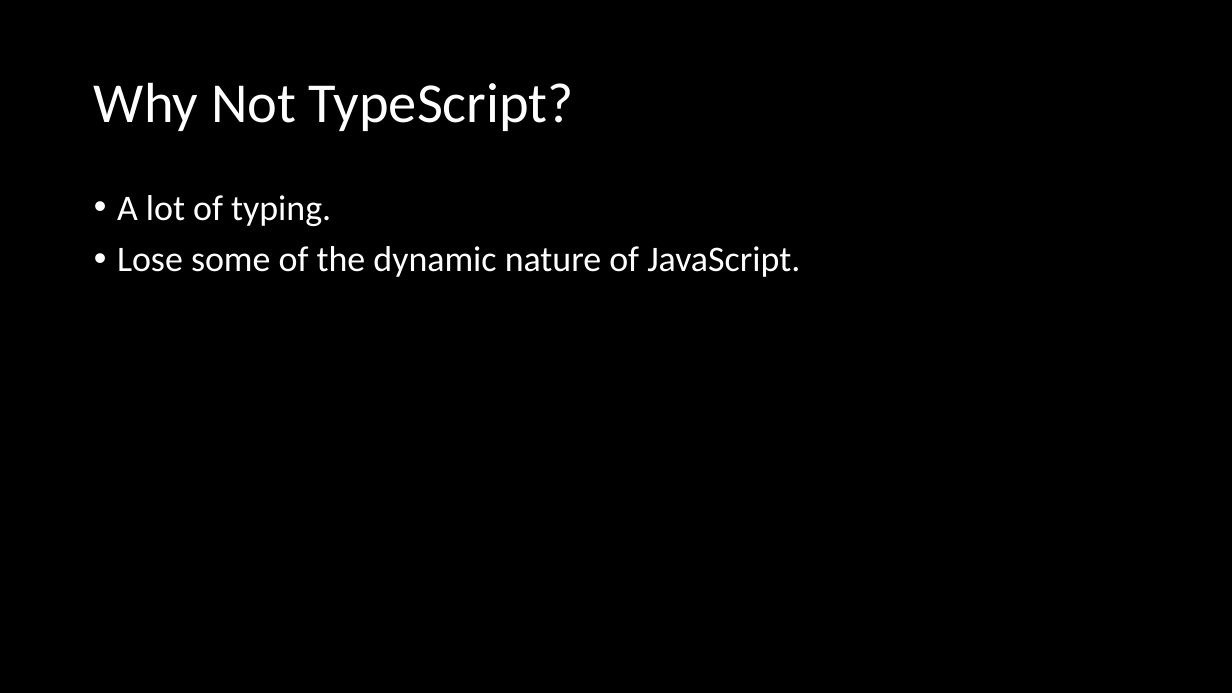
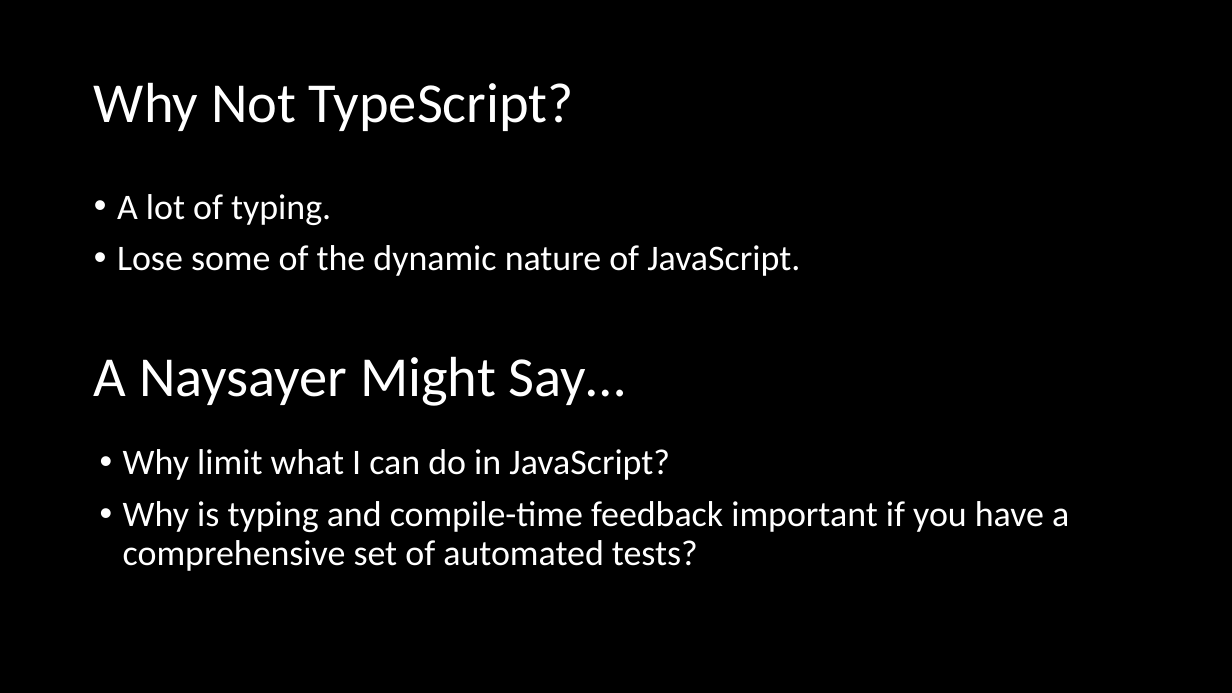
Before and after one commit to mikecole/Presentations, a slide deck: slide 7 of TypeScript for the .NET Developer/ICC15/TypeScript for the .NET Developer.pptx. Drawn at 1232x693 pixels with LibreOffice and Linux fonts; fonts in the diff are those of the drawing. Boxes give left, top, right and bottom in pixels: in the first picture for what was removed or moved away, otherwise in the second. Text is boxed around its words. In the diff, an @@ line names an element or a change of style, - is before the commit and + after.

Commit message:
Updates

```diff
--- a/TypeScript for the .NET Developer/ICC15/TypeScript for the .NET Developer.pptx
+++ b/TypeScript for the .NET Developer/ICC15/TypeScript for the .NET Developer.pptx
@@ text added at [94, 356, 625, 406], 44 pt, text #FFFFFF @@
+A Naysayer Might Say…
@@ text added at [123, 449, 1069, 571], 28 pt, text #FFFFFF @@
+• Why limit what I can do in JavaScript?
+• Why is typing and compile-time feedback important if you have a comprehensive set of automated tests?
```
Also in this commit, not shown: 1 other slide changed.
